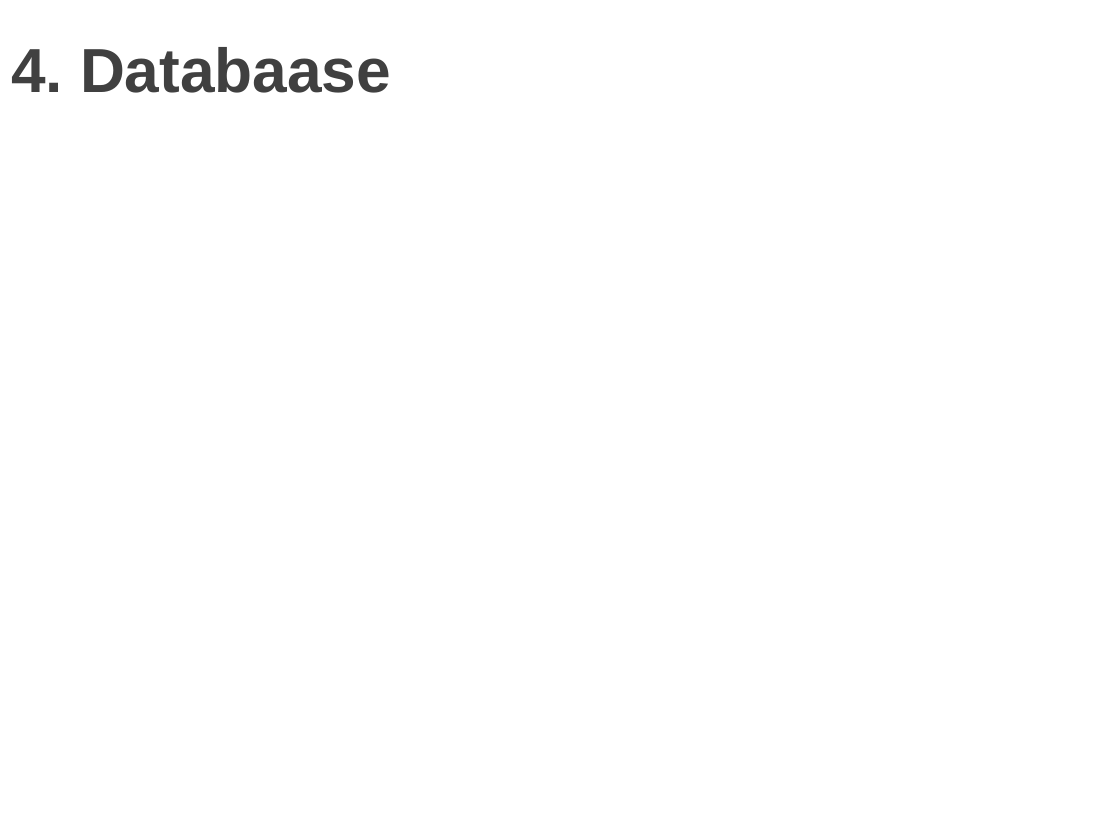
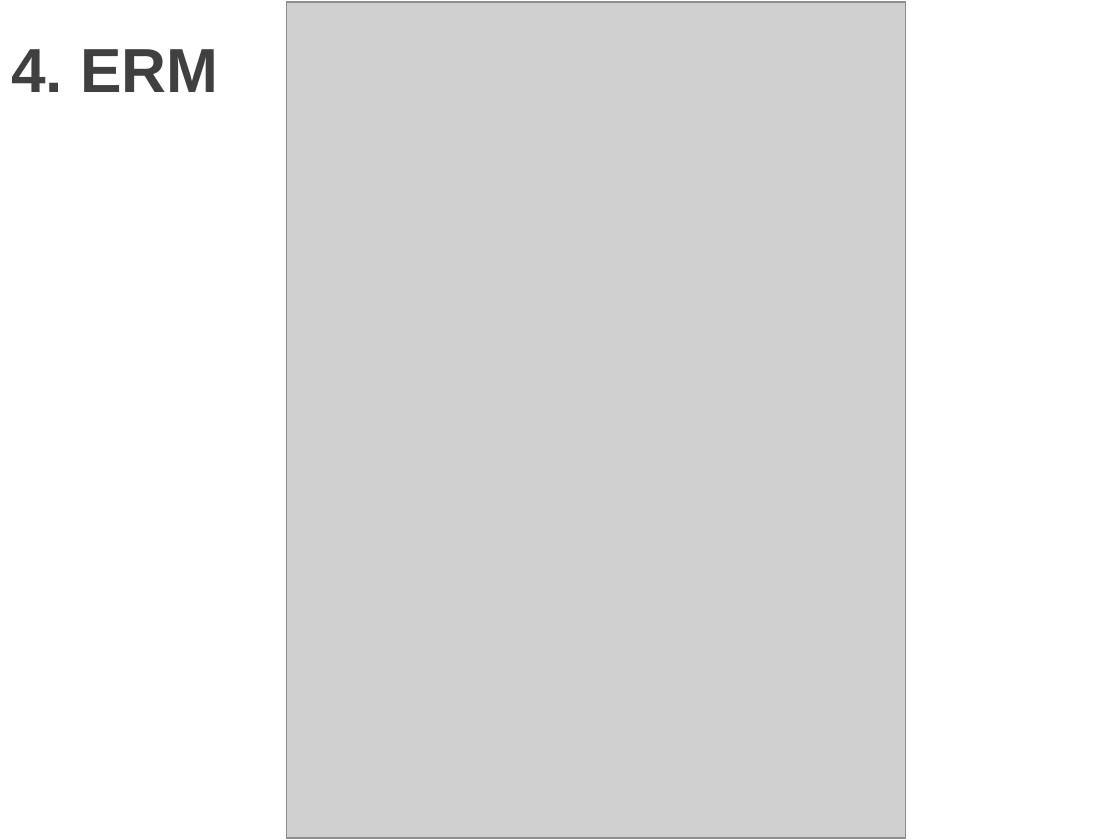
Before and after one commit to minhdat1602/2021_cnpm_group09, a slide deck: slide 22 of document_slide/slide.pptx (slide 14 before the commit). Drawn at 1120x840 pixels with LibreOffice and Linux fonts; fonts in the diff are those of the drawing; grey boxes stand for pictures; background and template pictures are left out. Boxes give left, top, right and bottom in pixels: in the first picture for what was removed or moved away, otherwise in the second. Text is boxed around its words. In the diff, an @@ line names an element or a change of style, - is before the commit and + after.

```diff
--- a/document_slide/slide.pptx
+++ b/document_slide/slide.pptx
@@ picture added at (287,2,906,838) @@
@@ title at (11,49,218,92): text changed @@
-4. Databaase
+4. ERM
```
Also in this commit, not shown: 6 other slides changed, 9 slides added, 1 other file.
